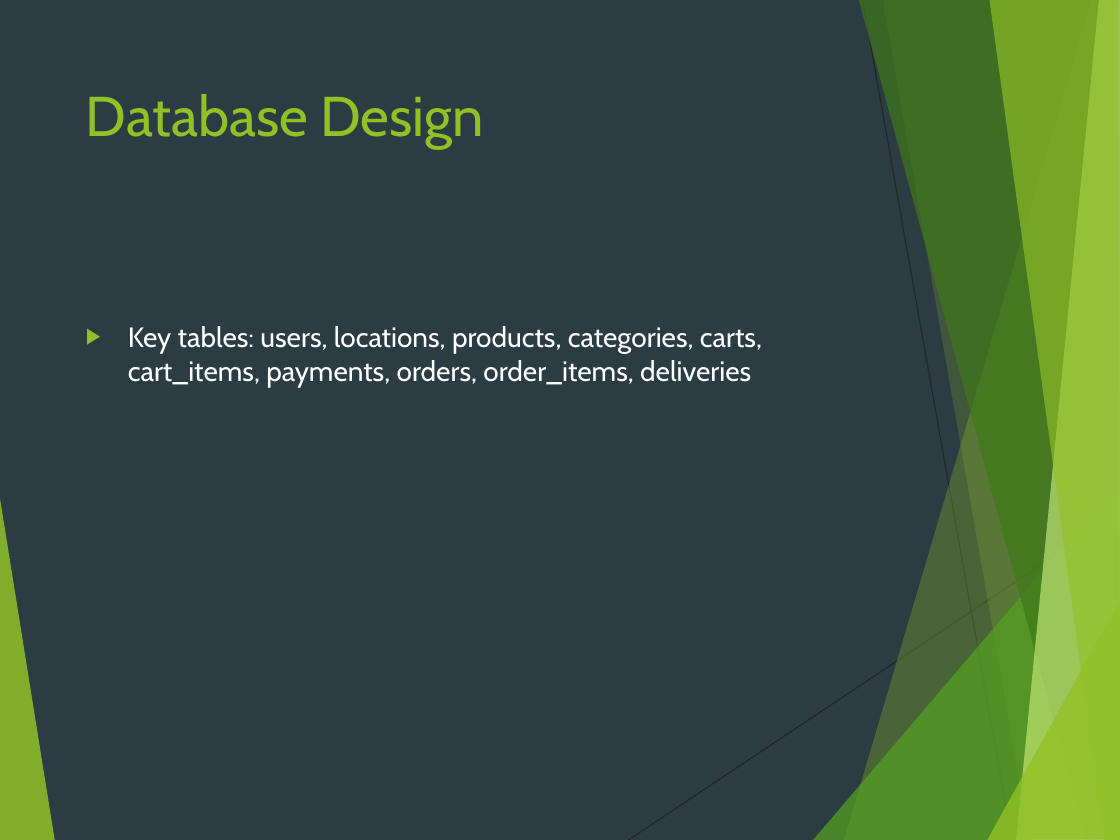
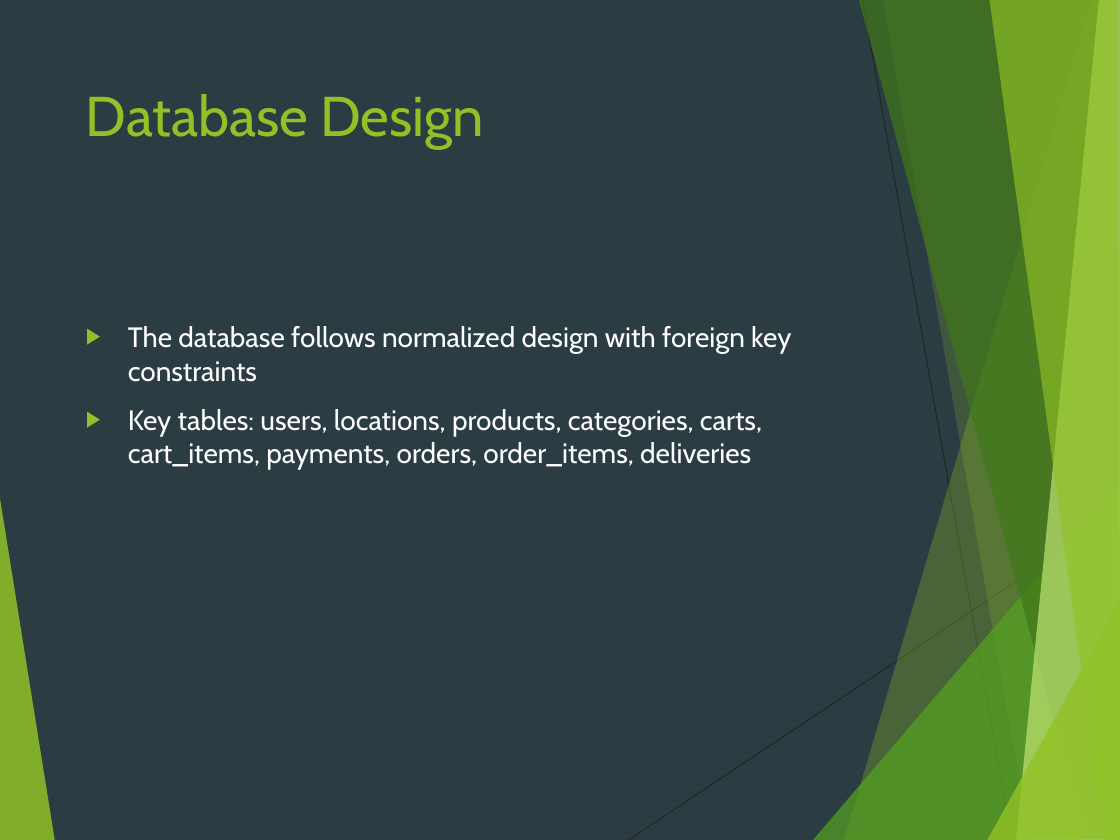
Before and after one commit to Emmanuel-Mukumbwa/cloudimart-university-ecommerce, a slide deck: slide 13 of docs/Cloudimart_System_Architecture.pptx (slide 12 before the commit). Drawn at 1120x840 pixels with LibreOffice and Linux fonts; fonts in the diff are those of the drawing. Boxes give left, top, right and bottom in pixels: in the first picture for what was removed or moved away, otherwise in the second. Text is boxed around its words. In the diff, an @@ line names an element or a change of style, - is before the commit and + after.

```diff
--- a/docs/Cloudimart_System_Architecture.pptx
+++ b/docs/Cloudimart_System_Architecture.pptx
@@ text at (128,326,791,382): paragraph added @@
+▶ The database follows normalized design with foreign key constraints
```
Also in this commit, not shown: 3 other slides changed, 2 slides added, 2 slides removed.
